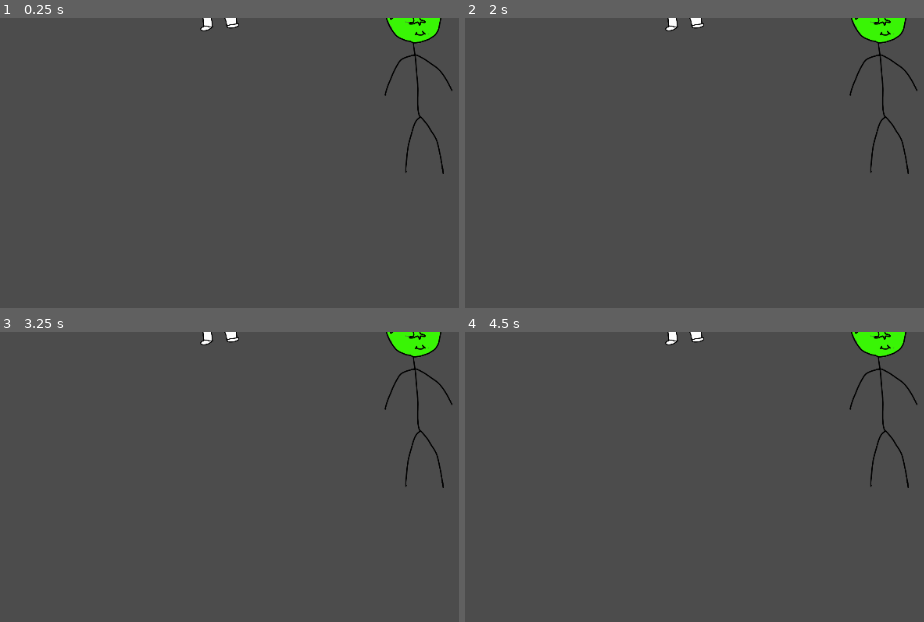
Above: before the commit, frames 1-4 (two rows, left to right).
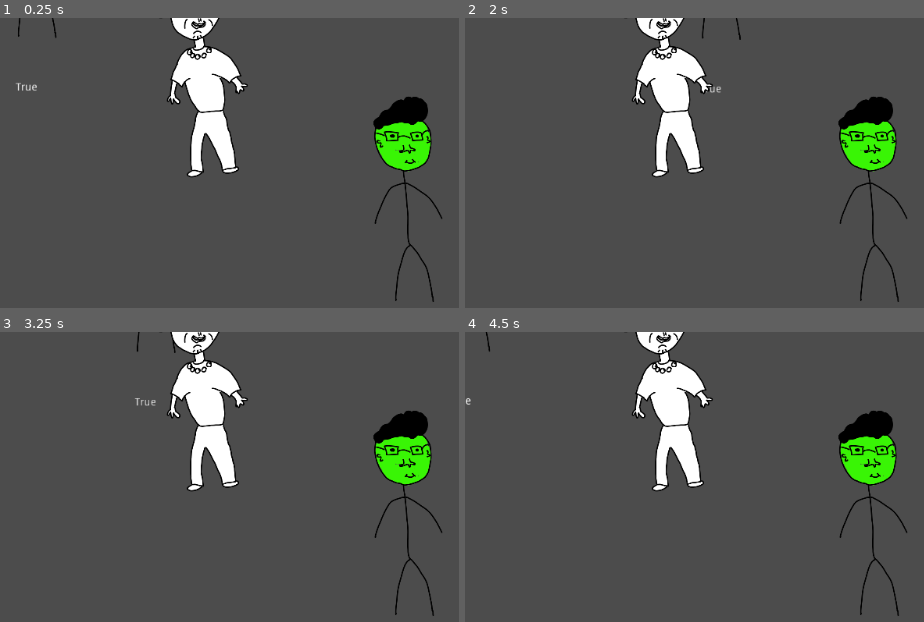
Above: after the commit, the same moments.

Repository: grunkgrunk/gwj-20
Game: Godot game, scene res://World.tscn
Same seed, same stepped clock (60 frames per second), same inputs: the game is played once before the commit and once after it. The engine's default icon, where the game draws it, is replaced by a stand-in: a white triangle on a blue panel in a dark square.
Inputs:
- Up to frame 1 (0.25 s): no input
- Up to frame 2 (2 s): tap Enter (ui_accept) at 0.5, 0.77, 1.25, 1.52 s; hold Right (ui_right) 0.53-1.28 s; tap C (action_1) at 0.6 s; hold Down (ui_down) from 1.28 s (still down); tap V (action_2) at 1.35 s
- Up to frame 3 (3.25 s): release Down (ui_down) at 2.03 s; hold Right (ui_right) 2.03-2.78 s; tap C (action_1) at 2.1 s; tap Enter (ui_accept) at 2.75, 3.02 s; hold Up (ui_up) from 2.78 s (still down); tap V (action_2) at 2.85 s
- Up to frame 4 (4.5 s): tap Enter (ui_accept) at 3.5, 3.77, 4.25 s; release Up (ui_up) at 3.53 s; hold Left (ui_left) from 3.53 s (still down); tap C (action_1) at 3.6 s; tap V (action_2) at 4.35 s

The runs differ from the first frame. In frame 1, 8.7% of the frame differs, in the area x 3-99%, y 0-98%; in frame 2, 8.7%; in frame 3, 8.7%; in frame 4, 8.7%.

Commit message:
improved guard

Diff:
--- a/game/Granny.tscn
+++ b/game/Granny.tscn
@@ -8,8 +8,6 @@
 script = ExtResource( 1 )
 
 [node name="Sprite" parent="." index="1"]
-modulate = Color( 0.992157, 0.992157, 0.992157, 1 )
-position = Vector2( -1.36517, -14.418 )
-scale = Vector2( 0.3, 0.3 )
+scale = Vector2( 0.4, 0.4 )
 texture = ExtResource( 3 )
 offset = Vector2( 0, -250 )
--- a/game/Guard.gd
+++ b/game/Guard.gd
@@ -15,9 +15,12 @@
 func _on_Guard_body_entered(body):
 	if body.is_in_group("Actor") and aware:
 		emit_signal("caught",body)
-	elif body.is_in_group("Cookies"):
+
+
+func _on_Guard_area_entered(area):
+	if area.is_in_group("Cookie"):
 		aware = false
-		body.queue_free()
+		area.queue_free()
 		$Timer.start()
 		pause()
 
@@ -38,7 +41,8 @@
 	$Animation.play("MoveGuard")
 
 
-
+func _process(delta):
+	$Label.text = str(aware)
 
 func _on_Timer_timeout():
 	aware = true
--- a/game/Guard.tscn
+++ b/game/Guard.tscn
@@ -43,5 +43,16 @@
 [node name="Timer" type="Timer" parent="."]
 wait_time = 3.0
 one_shot = true
+
+[node name="Label" type="Label" parent="."]
+margin_left = -20.0
+margin_top = 82.0
+margin_right = 42.0
+margin_bottom = 177.0
+text = "Ware?"
+__meta__ = {
+"_edit_use_anchors_": false
+}
+[connection signal="area_entered" from="." to="." method="_on_Guard_area_entered"]
 [connection signal="body_entered" from="." to="." method="_on_Guard_body_entered"]
 [connection signal="timeout" from="Timer" to="." method="_on_Timer_timeout"]
--- a/game/World.tscn
+++ b/game/World.tscn
@@ -1,21 +1,15 @@
-[gd_scene load_steps=7 format=2]
+[gd_scene load_steps=6 format=2]
 
 [ext_resource path="res://Dad.tscn" type="PackedScene" id=1]
 [ext_resource path="res://CharacterSelection.tscn" type="PackedScene" id=2]
 [ext_resource path="res://World.gd" type="Script" id=3]
 [ext_resource path="res://Granny.tscn" type="PackedScene" id=4]
 [ext_resource path="res://Guard.tscn" type="PackedScene" id=5]
-[ext_resource path="res://Camera2D.gd" type="Script" id=6]
 
 [node name="World" type="Node2D"]
 script = ExtResource( 3 )
 granny_path = NodePath("Characters/Granny")
 dad_path = NodePath("Characters/Dad")
-
-[node name="Camera2D" type="Camera2D" parent="."]
-position = Vector2( 499.198, 464.208 )
-current = true
-script = ExtResource( 6 )
 
 [node name="ui" type="CanvasLayer" parent="."]
 
